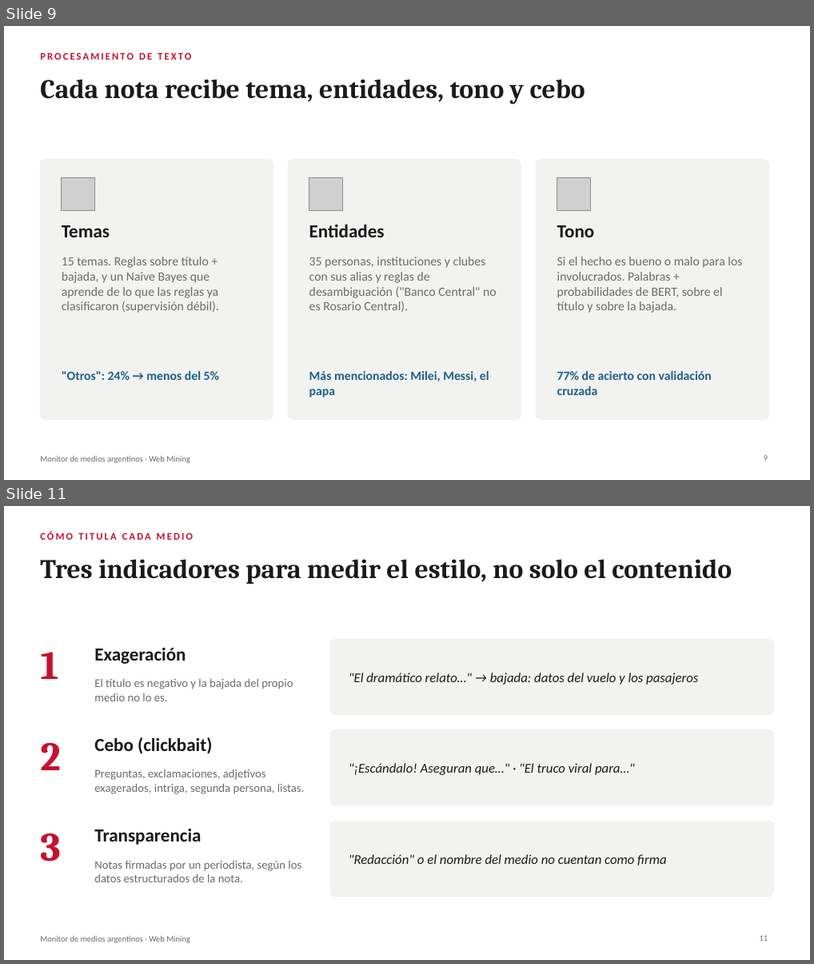
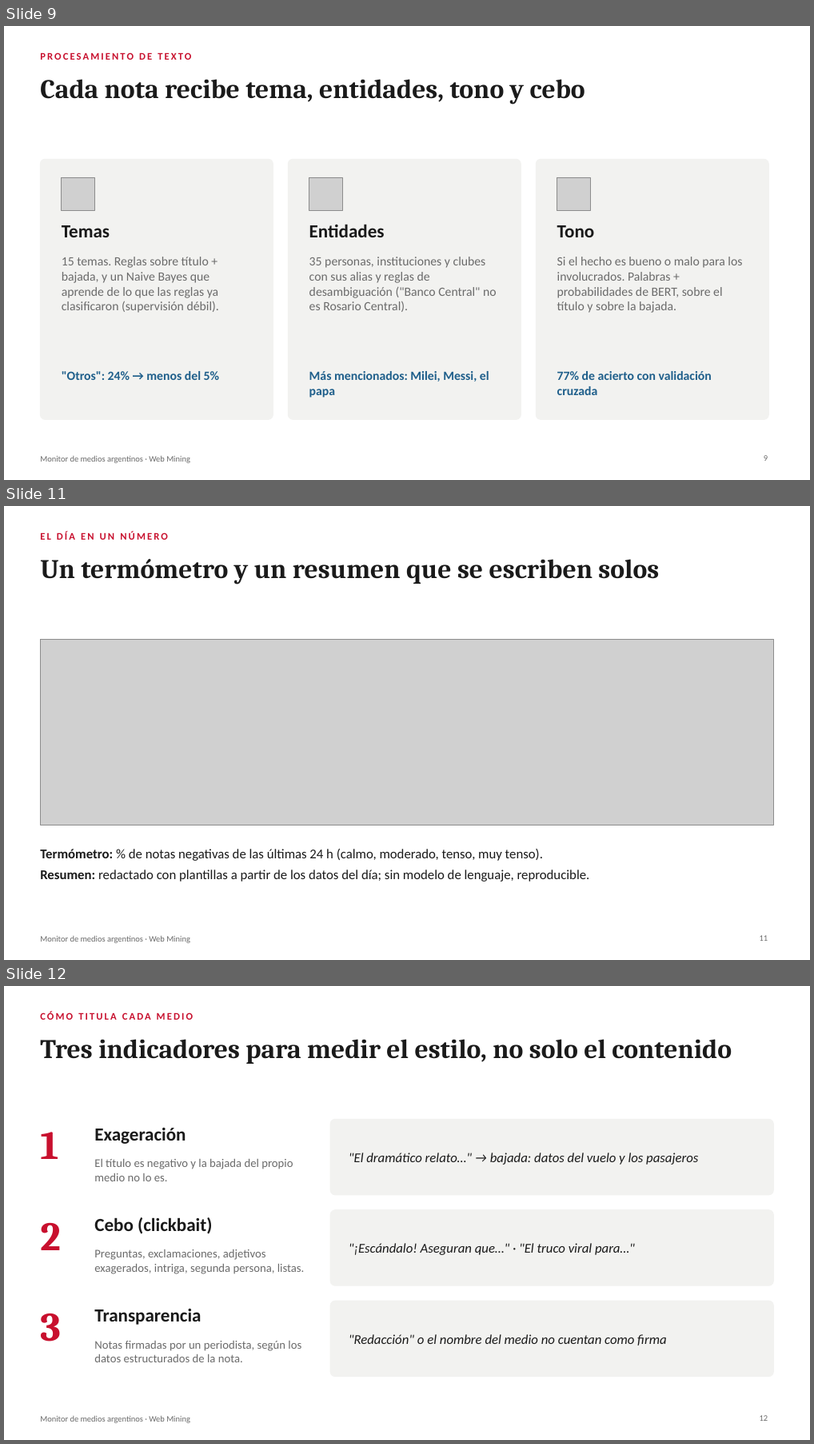
Before and after one commit to miguegarrone-blip/Web-Mining, a slide deck: docs/presentacion-tp.pptx. Shown one above the other, each under a label of ours: slides 9 and 11 before the commit, slides 9, 11 and 12 after it; the slides between them are not shown. The pictures are 814x964 and 814x1444 pixels, drawn with LibreOffice and Linux fonts; fonts in the diff are those of the drawing; grey boxes stand for pictures. Boxes give left, top, right and bottom in pixels: in the first picture for what was removed or moved away, otherwise in the second. Text is boxed around its words. In the diff, an @@ line names an element or a change of style, - is before the commit and + after.

```diff
--- a/docs/presentacion-tp.pptx
+++ b/docs/presentacion-tp.pptx
@@ slide 11 added at <box>4,506,810,960</box>, background #FFFFFF; not listed: 1 template element that a slide beside it also shows @@
@@ text added at <box>40,532,168,540</box>, 12 pt, text #C8102E, bold @@
+EL DÍA EN UN NÚMERO
@@ title added at <box>40,559,659,584</box>, 32 pt, text #1A1A1A, bold @@
+Un termómetro y un resumen que se escriben solos
@@ picture added at <box>40,639,774,825</box> @@
@@ text added at <box>40,848,590,881</box>, 16 pt, text #1A1A1A @@
+Termómetro: % de notas negativas de las últimas 24 h (calmo, moderado, tenso, muy tenso).
+Resumen: redactado con plantillas a partir de los datos del día; sin modelo de lenguaje, reproducible.
@@ page number added at <box>760,935,769,940</box>, 10 pt, text #6B6B6B @@
+11
@@ what was slide 11 is now slide 12 @@
```
Also in this commit, not shown: 9 slides changed, 3 other slides added, 12 other files.
